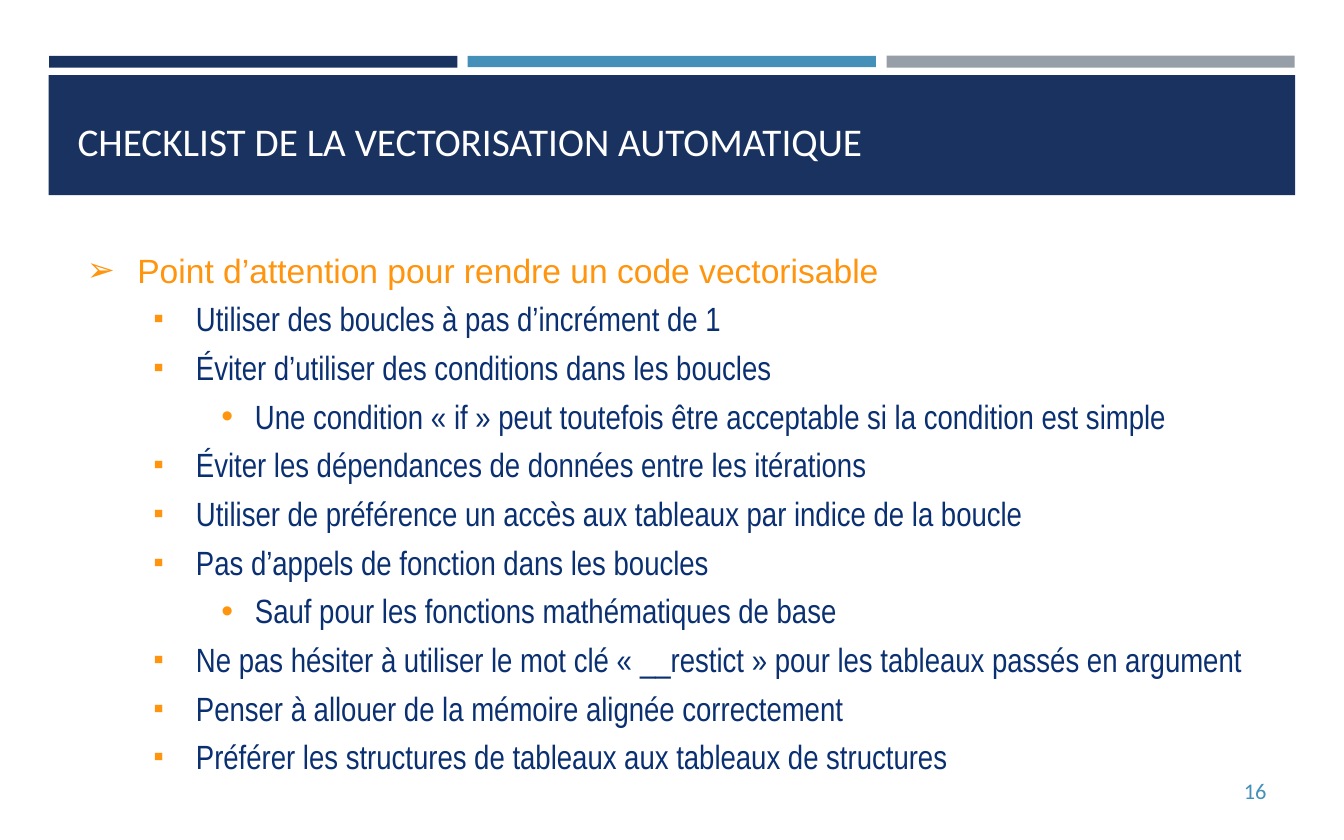
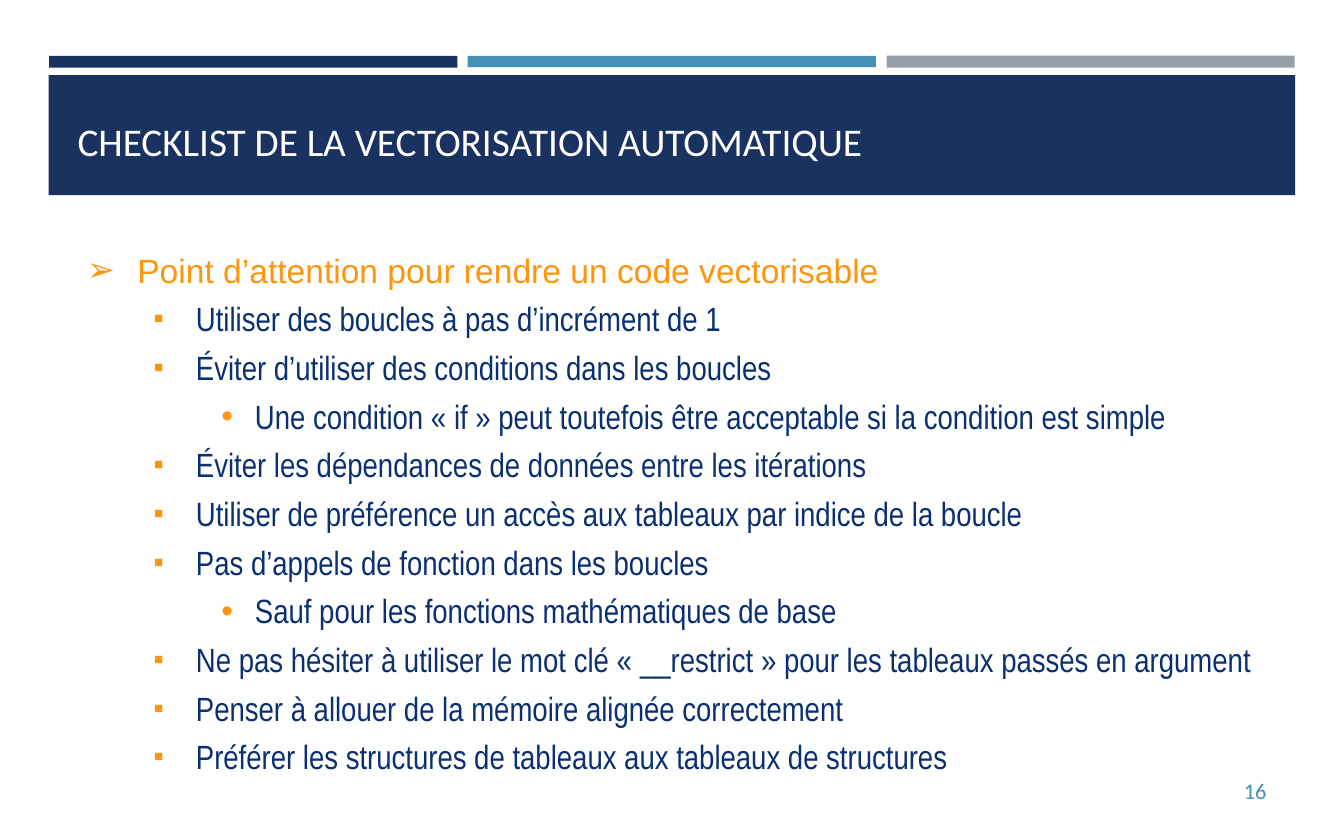
Before and after one commit to franckginguene/hpc_formation_scalian, a slide deck: slide 16 of Diapos/HPC_SIMD.pptx. Drawn at 1344x840 pixels with LibreOffice and Linux fonts; fonts in the diff are those of the drawing. Boxes give left, top, right and bottom in pixels: in the first picture for what was removed or moved away, otherwise in the second. Text is boxed around its words. In the diff, an @@ line names an element or a change of style, - is before the commit and + after.

```diff
--- a/Diapos/HPC_SIMD.pptx
+++ b/Diapos/HPC_SIMD.pptx
@@ text at <box>196,647,1250,679</box>: text changed @@
-  ■ Ne pas hésiter à utiliser le mot clé « __restict » pour les tableaux passés en argument
+  ■ Ne pas hésiter à utiliser le mot clé « __restrict » pour les tableaux passés en argument
```
Also in this commit, not shown: 1 other slide changed.
